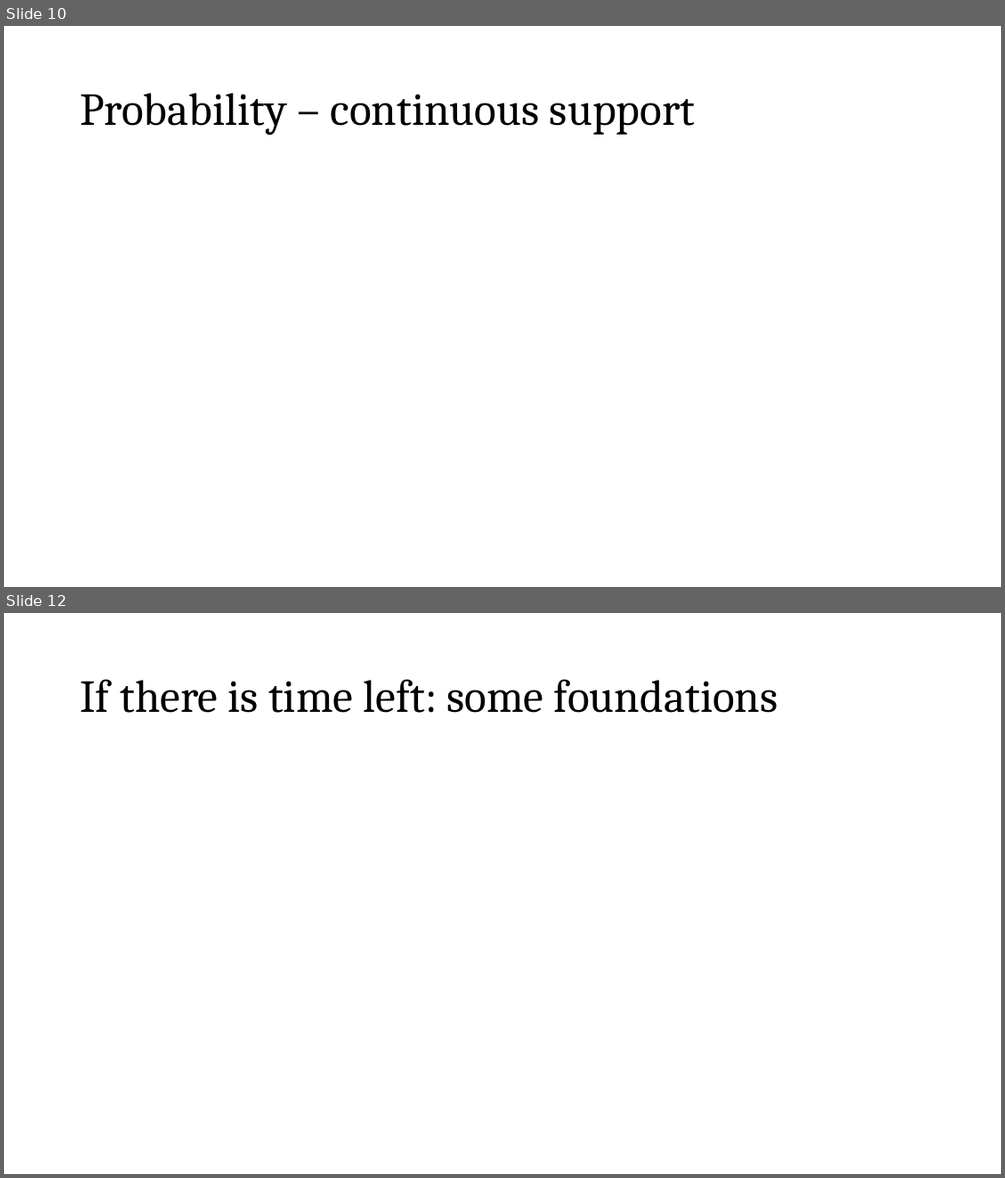
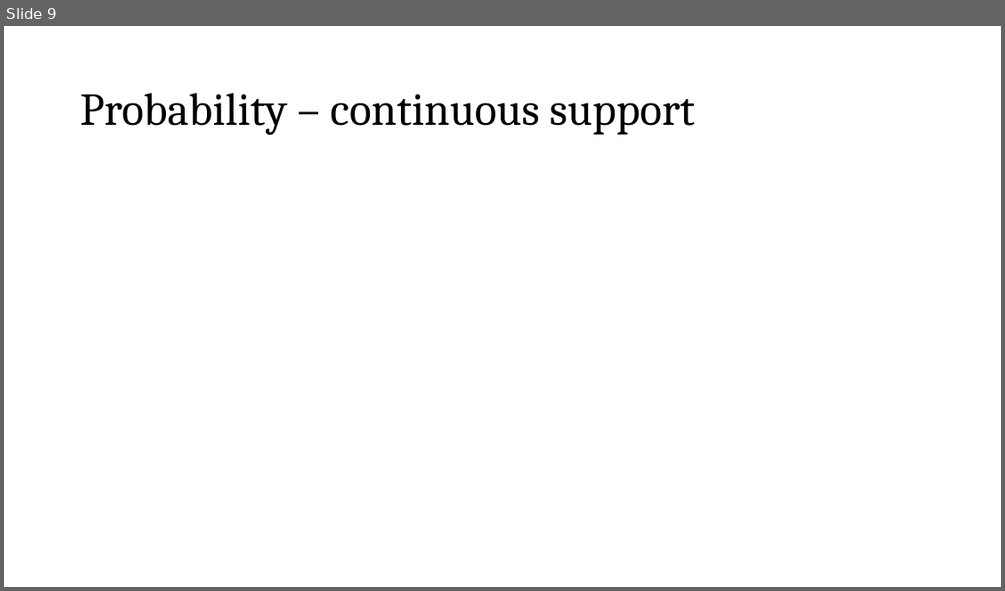
Before and after one commit to thelogicalgrammar/pLoT_course, a slide deck: 3_supplementaryLab.pptx. Shown one above the other, each under a label of ours: slides 10 and 12 before the commit, slide 9 after it; the slides between them are not shown. The pictures are 1005x1178 and 1005x591 pixels, drawn with LibreOffice and Linux fonts; fonts in the diff are those of the drawing; grey boxes stand for pictures; background and template pictures are left out. Boxes give left, top, right and bottom in pixels: in the first picture for what was removed or moved away, otherwise in the second. Text is boxed around its words. In the diff, an @@ line names an element or a change of style, - is before the commit and + after.

```diff
--- a/3_supplementaryLab.pptx
+++ b/3_supplementaryLab.pptx
@@ slide 12 removed at (x1=4, y1=613, x2=1001, y2=1174), background #FFFFFF @@
@@ title removed at (x1=80, y1=679, x2=778, y2=713) @@
-If there is time left: some foundations
@@ what was slide 10 is now slide 9 @@
```
Also in this commit, not shown: 1 slide changed, 2 other slides removed, 10 other files.
